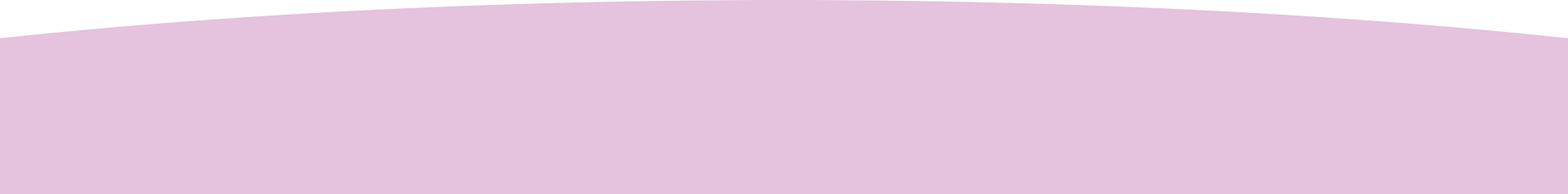
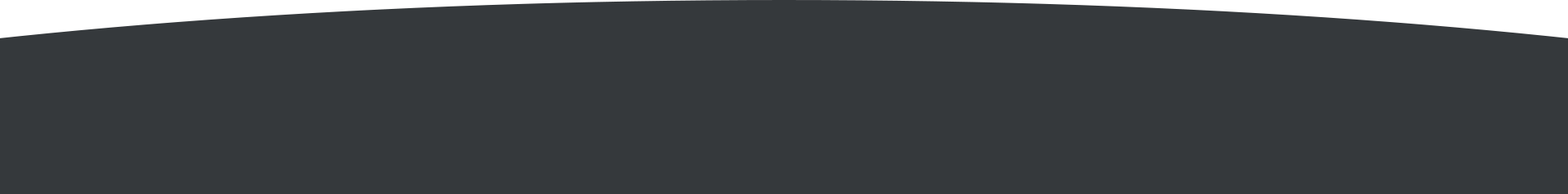
Layered file, before and after one edit (1568×194). Changes by layer:
added layer "Elipse 1 raster" above "Elipse 1" over bbox(0, 0, 1568, 194)
